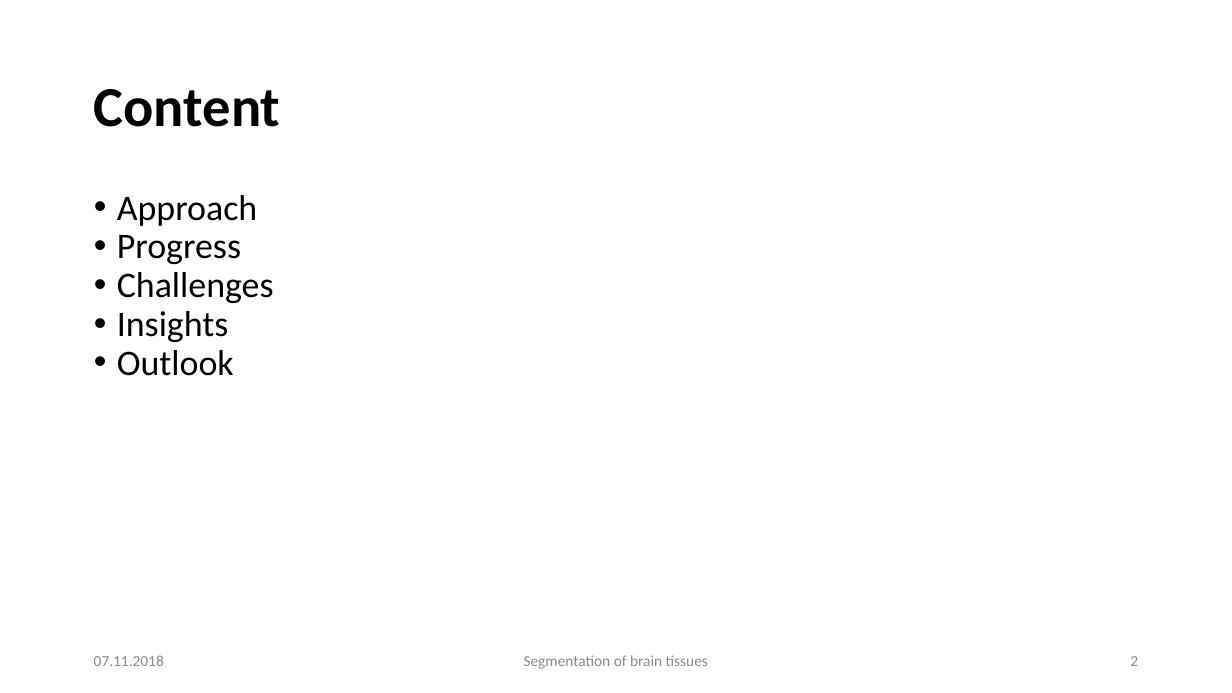
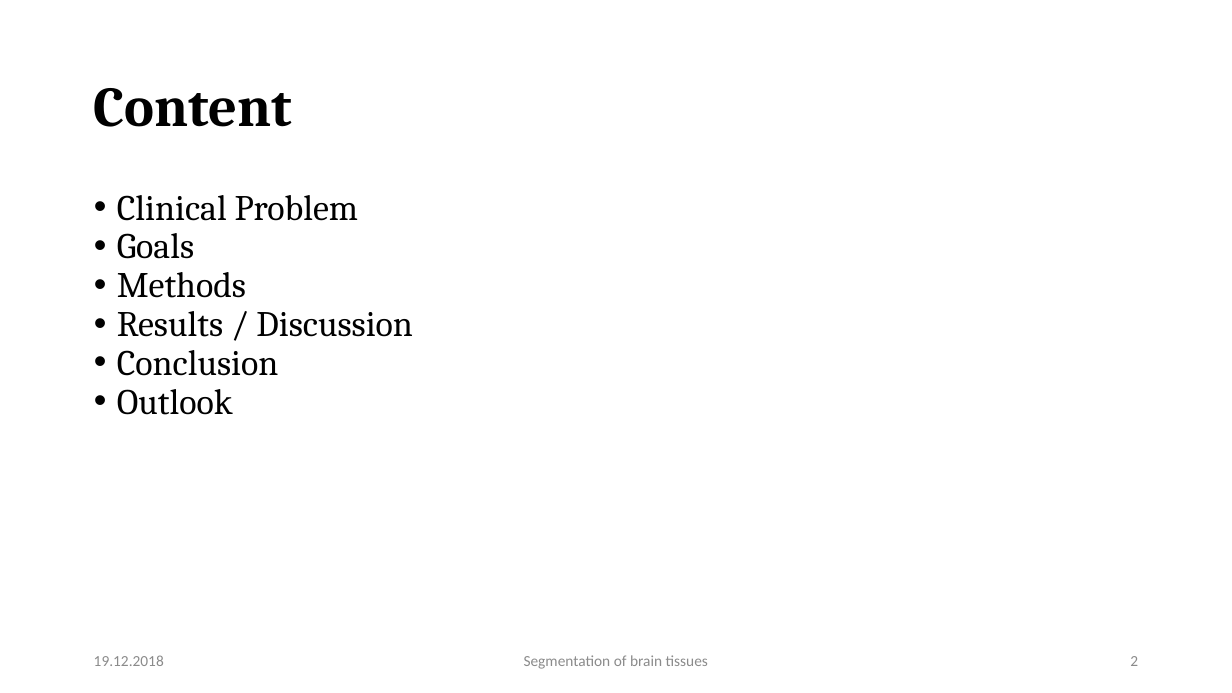
Before and after one commit to mhayoz/MIALab, a slide deck: slide 2 of Final Mialab.pptx. Drawn at 1232x693 pixels with LibreOffice and Linux fonts; fonts in the diff are those of the drawing; background and template pictures are left out. Boxes give left, top, right and bottom in pixels: in the first picture for what was removed or moved away, otherwise in the second. Text is boxed around its words. In the diff, an @@ line names an element or a change of style, - is before the commit and + after.

```diff
--- a/Final Mialab.pptx
+++ b/Final Mialab.pptx
@@ text "Content" at bbox=[94, 88, 292, 127]: font Calibri to Cambria @@
@@ text at bbox=[117, 195, 413, 376]: text changed; font Calibri to Cambria @@
-• Approach
-• Progress
-• Challenges
-• Insights
+• Clinical Problem
+• Goals
+• Methods
+• Results / Discussion
+• Conclusion
@@ text at bbox=[117, 389, 233, 415]: font Calibri to Cambria in "Outlook" @@
@@ text at bbox=[94, 655, 164, 666]: text changed @@
-07.11.2018
+19.12.2018
```
Also in this commit, not shown: 7 other slides changed, 3 slides added.
